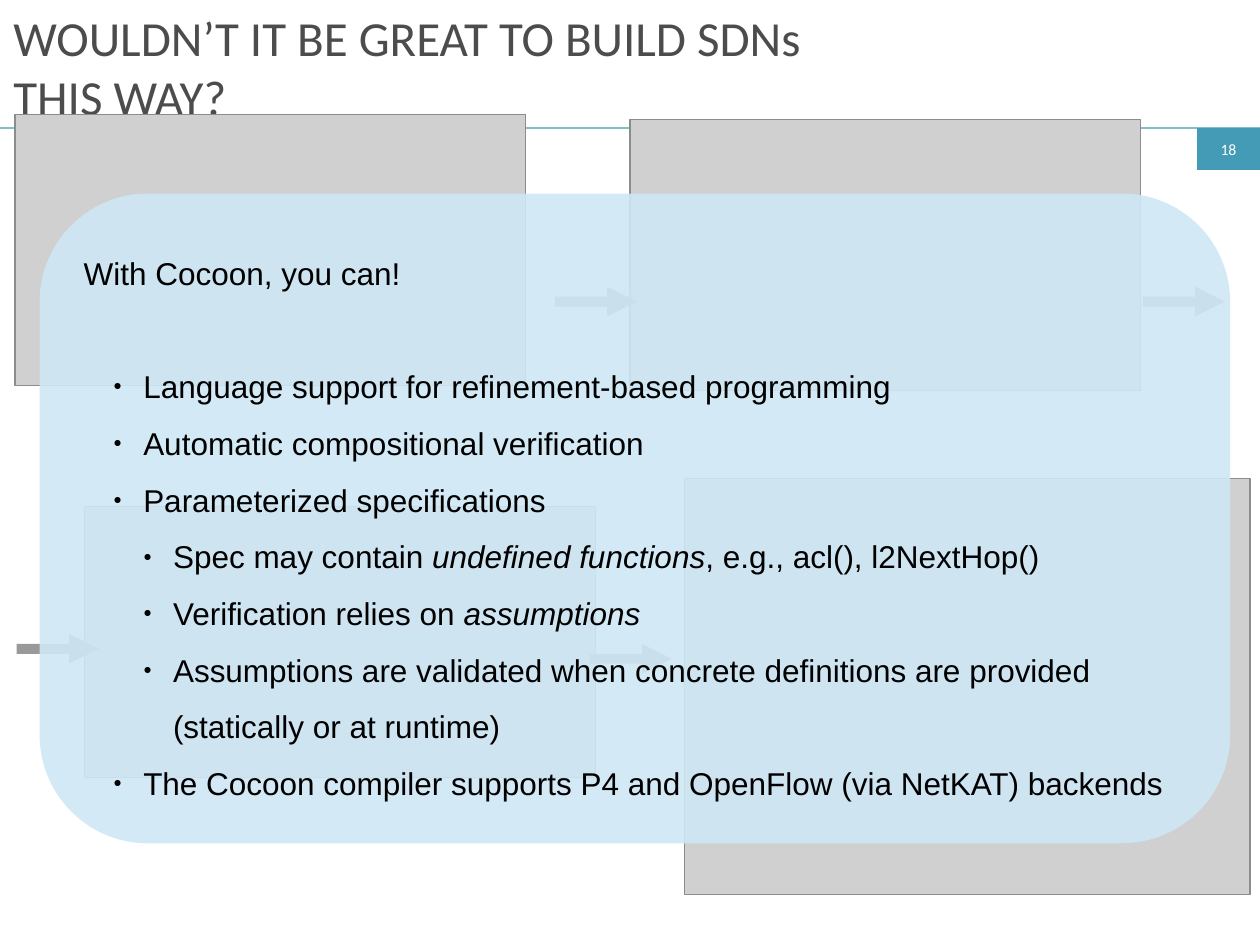
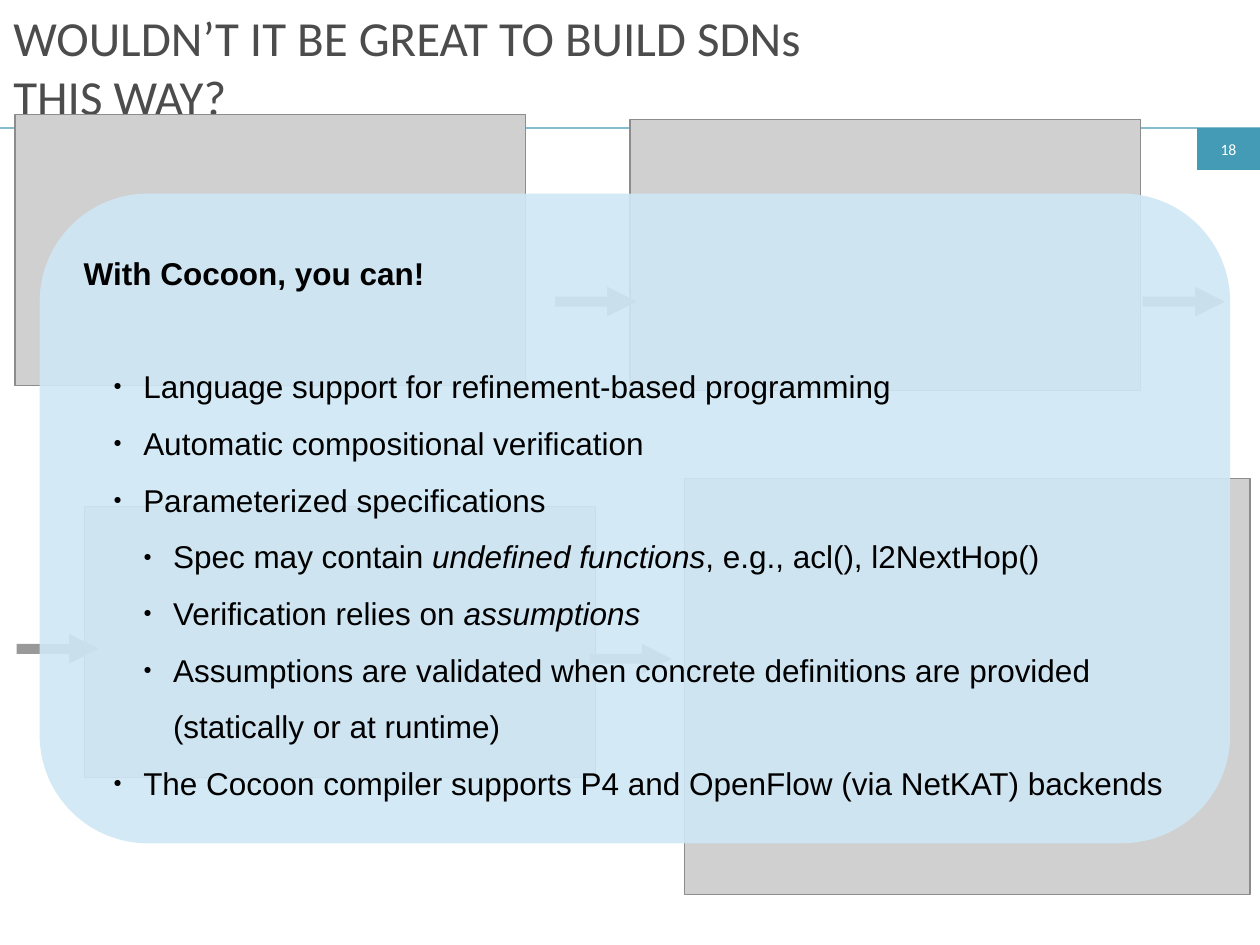
Before and after one commit to ryzhyk/cocoon, a slide deck: slide 18 of doc/netpl16/talk/cocoon.odp. Drawn at 1260x945 pixels with LibreOffice and Linux fonts; fonts in the diff are those of the drawing; grey boxes stand for pictures. Boxes give left, top, right and bottom in pixels: in the first picture for what was removed or moved away, otherwise in the second. Text is boxed around its words. In the diff, an @@ line names an element or a change of style, - is before the commit and + after.

```diff
--- a/doc/netpl16/talk/cocoon.odp
+++ b/doc/netpl16/talk/cocoon.odp
@@ text in rounded rectangle at (84, 262, 425, 291): bold on in "With Cocoon, you can!" @@
```
Also in this commit, not shown: 2 other slides changed, 1 slide added, 1 slide removed, 5 other files.
